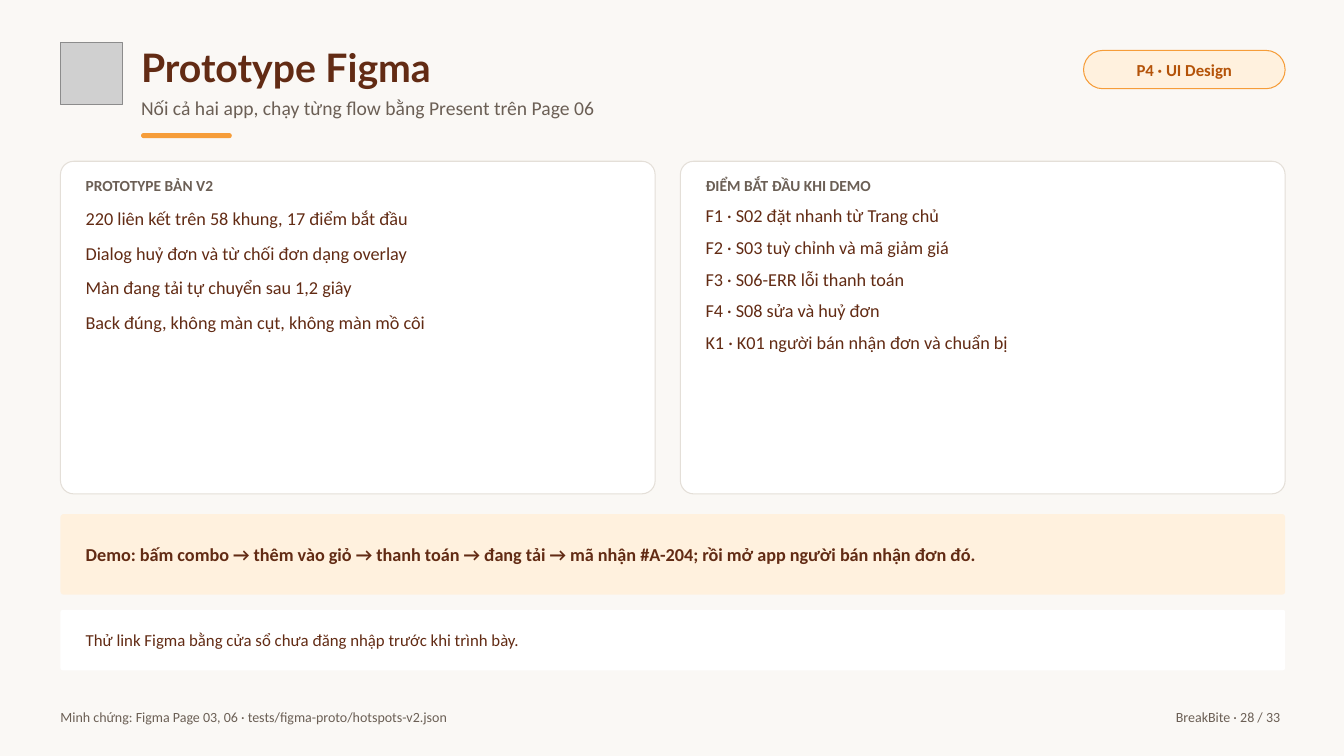
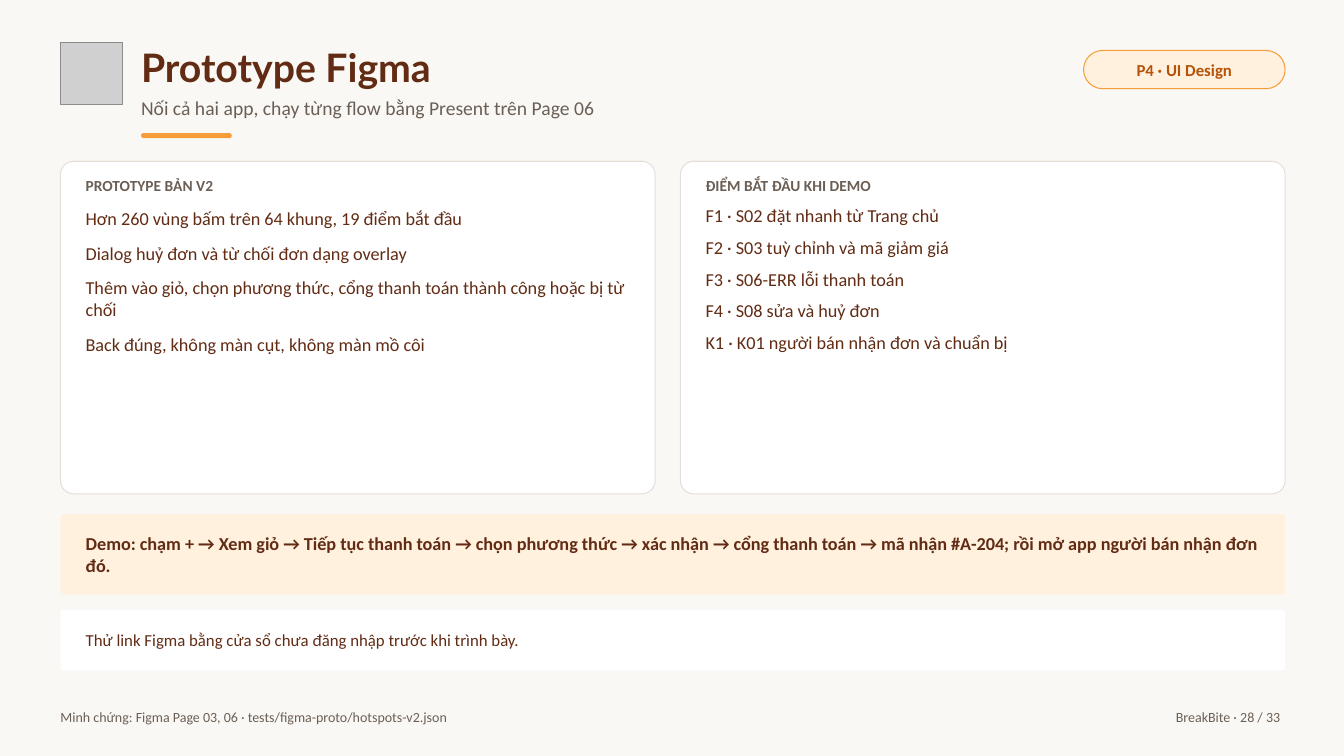
Before and after one commit to baonv0817/PRM323-Lab2-Group2, a slide deck: slide 28 of 07-trinh-bay/BreakBite_Lab2_Presentation.pptx. Drawn at 1344x756 pixels with LibreOffice and Linux fonts; fonts in the diff are those of the drawing; grey boxes stand for pictures. Boxes give left, top, right and bottom in pixels: in the first picture for what was removed or moved away, otherwise in the second. Text is boxed around its words. In the diff, an @@ line names an element or a change of style, - is before the commit and + after.

```diff
--- a/07-trinh-bay/BreakBite_Lab2_Presentation.pptx
+++ b/07-trinh-bay/BreakBite_Lab2_Presentation.pptx
@@ text at bbox=[86, 210, 462, 228]: text changed @@
-220 liên kết trên 58 khung, 17 điểm bắt đầu
+Hơn 260 vùng bấm trên 64 khung, 19 điểm bắt đầu
@@ text at bbox=[86, 280, 624, 316]: text changed @@
-Màn đang tải tự chuyển sau 1,2 giây
+Thêm vào giỏ, chọn phương thức, cổng thanh toán thành công hoặc bị từ chối
@@ text at bbox=[86, 535, 1258, 572]: text changed @@
-Demo: bấm combo → thêm vào giỏ → thanh toán → đang tải → mã nhận #A-204; rồi mở app người bán nhận đơn đó.
+Demo: chạm + → Xem giỏ → Tiếp tục thanh toán → chọn phương thức → xác nhận → cổng thanh toán → mã nhận #A-204; rồi mở app người bán nhận đơn đó.
```
Also in this commit, not shown: 6 other slides changed, 18 other files.
